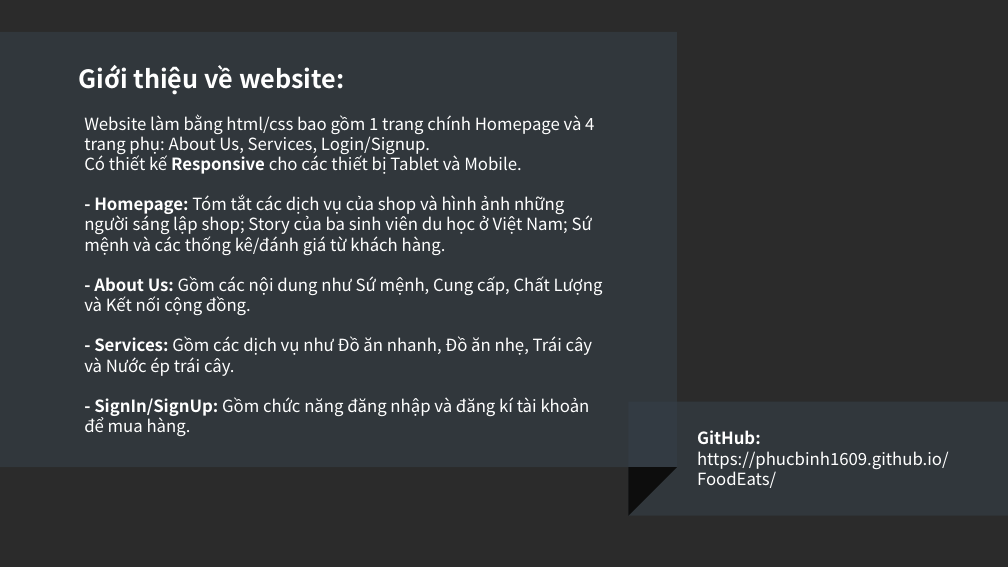
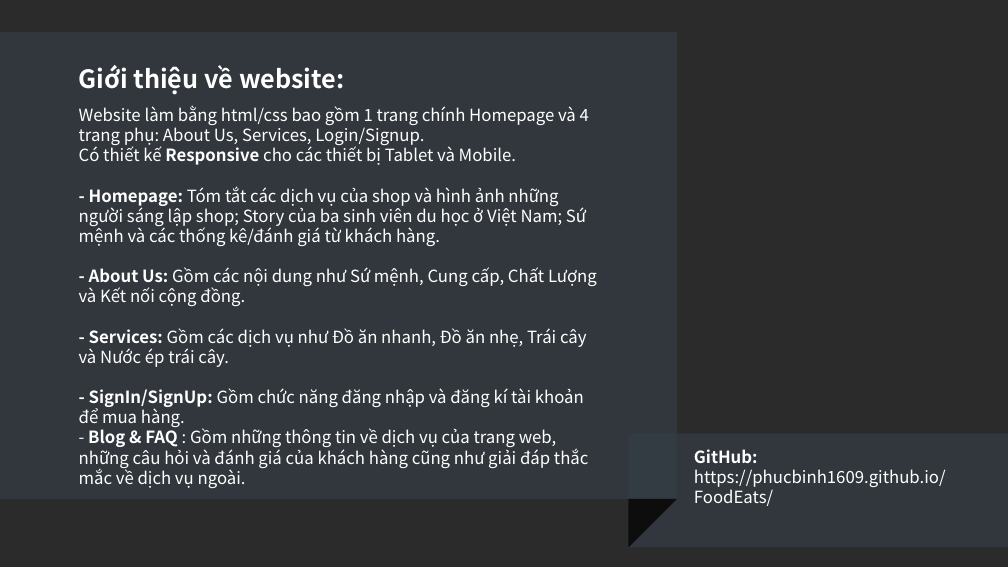
Before and after one commit to phucbinh1609/FoodEats, a slide deck: slide 5 of Slide_Code4Fun_TruongPhucBinh_FoodEats.pptx. Drawn at 1008x567 pixels with LibreOffice and Linux fonts; fonts in the diff are those of the drawing; background and template pictures are left out; a plain dark background stands for a picture behind light text. Boxes give left, top, right and bottom in pixels: in the first picture for what was removed or moved away, otherwise in the second. Text is boxed around its words. In the diff, an @@ line names an element or a change of style, - is before the commit and + after.

```diff
--- a/Slide_Code4Fun_TruongPhucBinh_FoodEats.pptx
+++ b/Slide_Code4Fun_TruongPhucBinh_FoodEats.pptx
@@ rectangle: place and size @@
-rectangle at [0, 32, 677, 467]
+rectangle at [0, 32, 677, 499]
@@ text "Website làm bằng html/css bao ...": place and size @@
-text "Website làm bằng html/css bao ..." at [84, 114, 603, 436]
+text "Website làm bằng html/css bao ..." at [79, 105, 597, 488]
@@ text at [79, 426, 588, 488]: paragraph added @@
+- Blog & FAQ : Gồm những thông tin về dịch vụ của trang web, những câu hỏi và đánh giá của khách hàng cũng như giải đáp thắc mắc về dịch vụ ngoài.
@@ rectangle: place and size @@
-rectangle at [628, 402, 1008, 516]
+rectangle at [628, 433, 1008, 547]
@@ text "GitHub:": place and size @@
-text "GitHub:" at [697, 430, 949, 488]
+text "GitHub:" at [694, 449, 946, 506]
@@ right triangle: place and size @@
-right triangle at [628, 467, 677, 516]
+right triangle at [628, 499, 677, 547]
```
Also in this commit, not shown: 3 other slides changed, 1 slide added, 1 other file.
